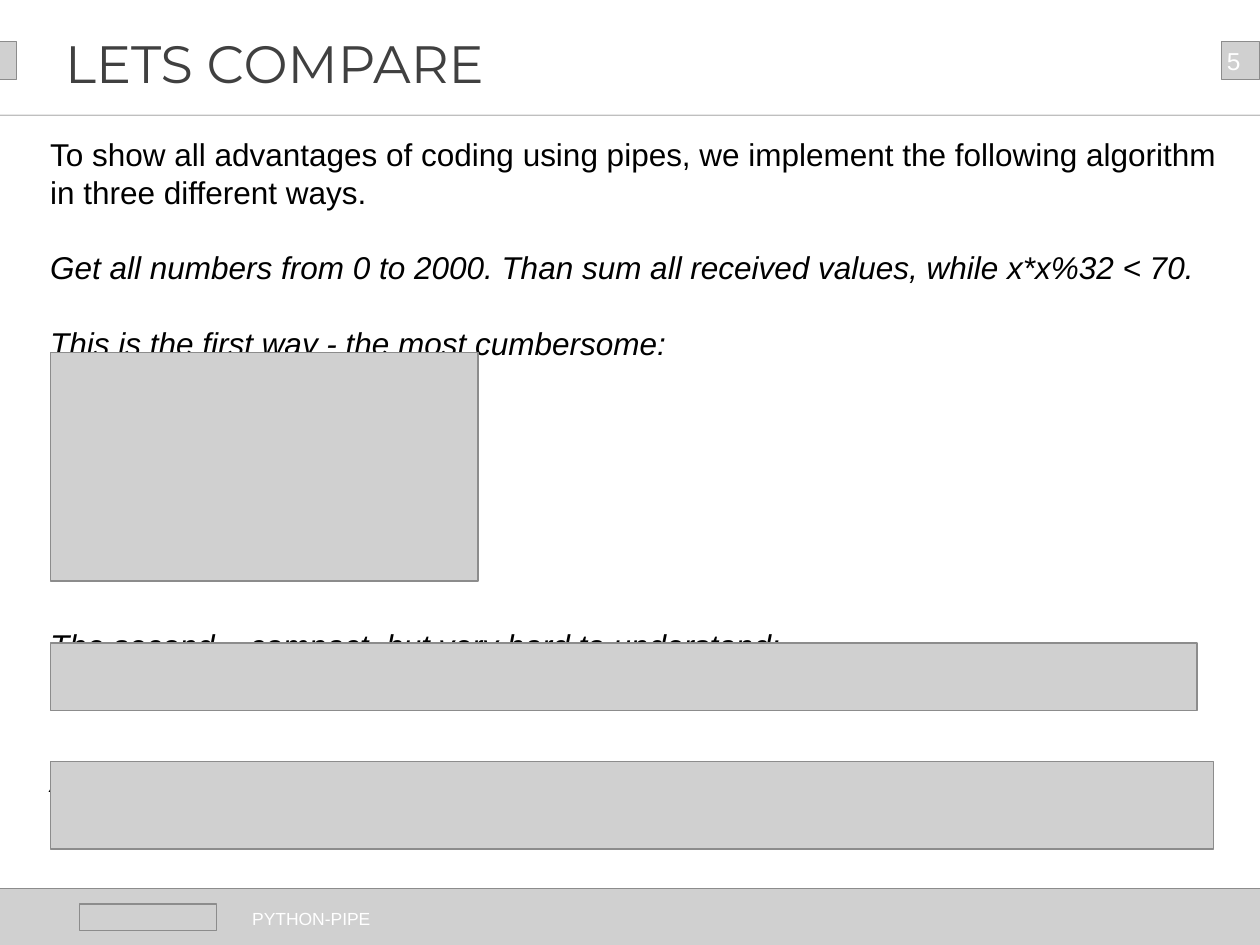
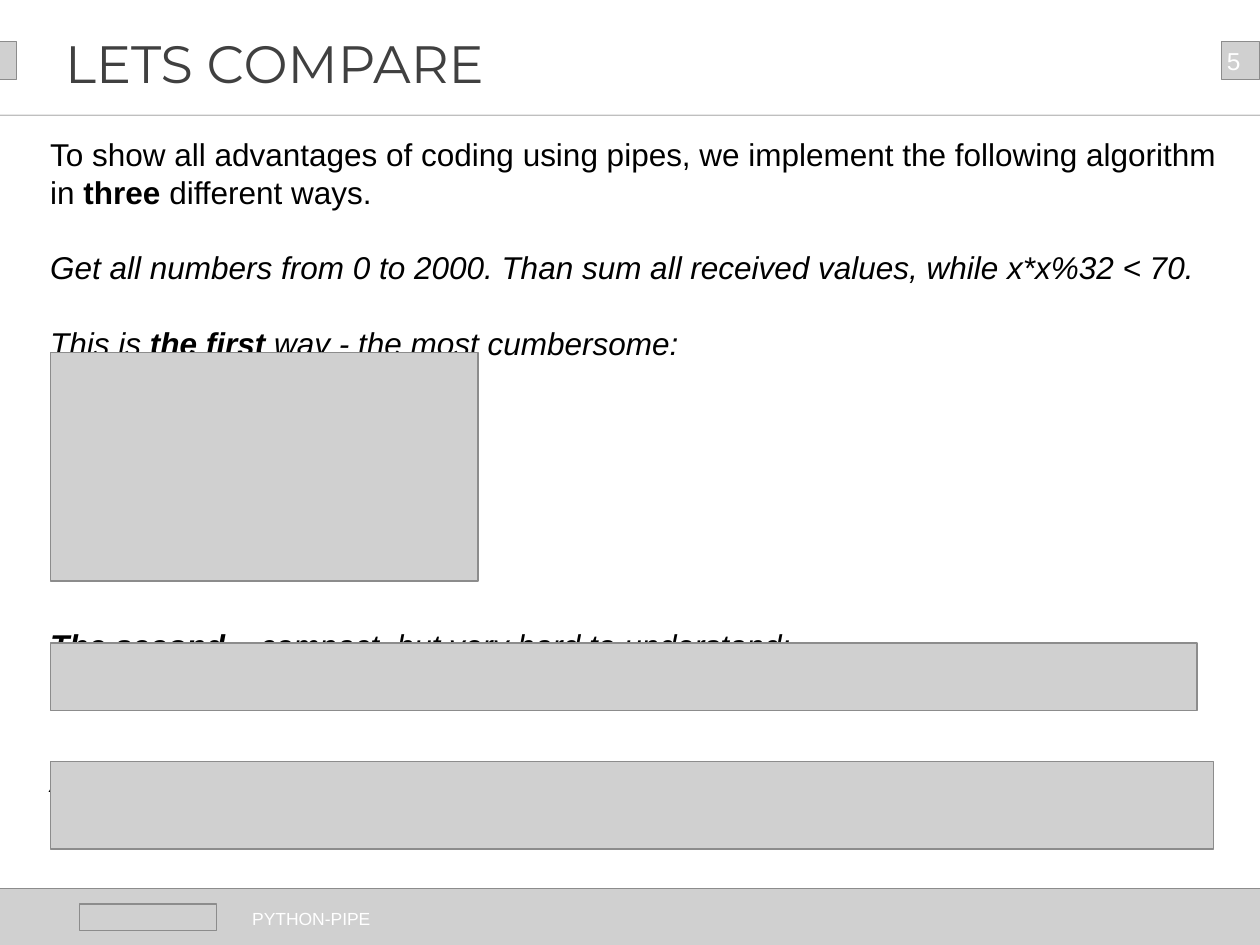
Before and after one commit to Zomba4okk/PipeGuide, a slide deck: slide 5 of PresentationiTechArtPythonPipe.odp. Drawn at 1260x945 pixels with LibreOffice and Linux fonts; fonts in the diff are those of the drawing; grey boxes stand for pictures. Boxes give left, top, right and bottom in pixels: in the first picture for what was removed or moved away, otherwise in the second. Text is boxed around its words. In the diff, an @@ line names an element or a change of style, - is before the commit and + after.

```diff
--- a/PresentationiTechArtPythonPipe.odp
+++ b/PresentationiTechArtPythonPipe.odp
@@ text at (x1=50, y1=181, x2=790, y2=798): bold on in "three", "the first", "The second", "the third" @@
```
Also in this commit, not shown: 2 other slides changed.
